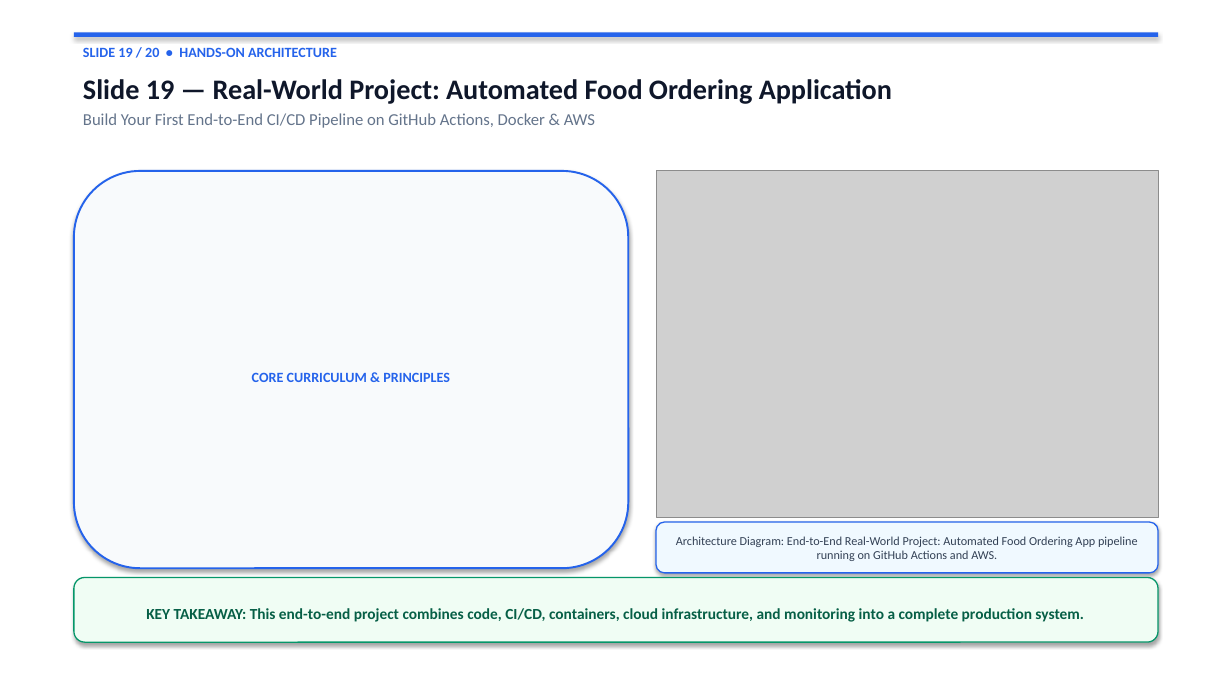
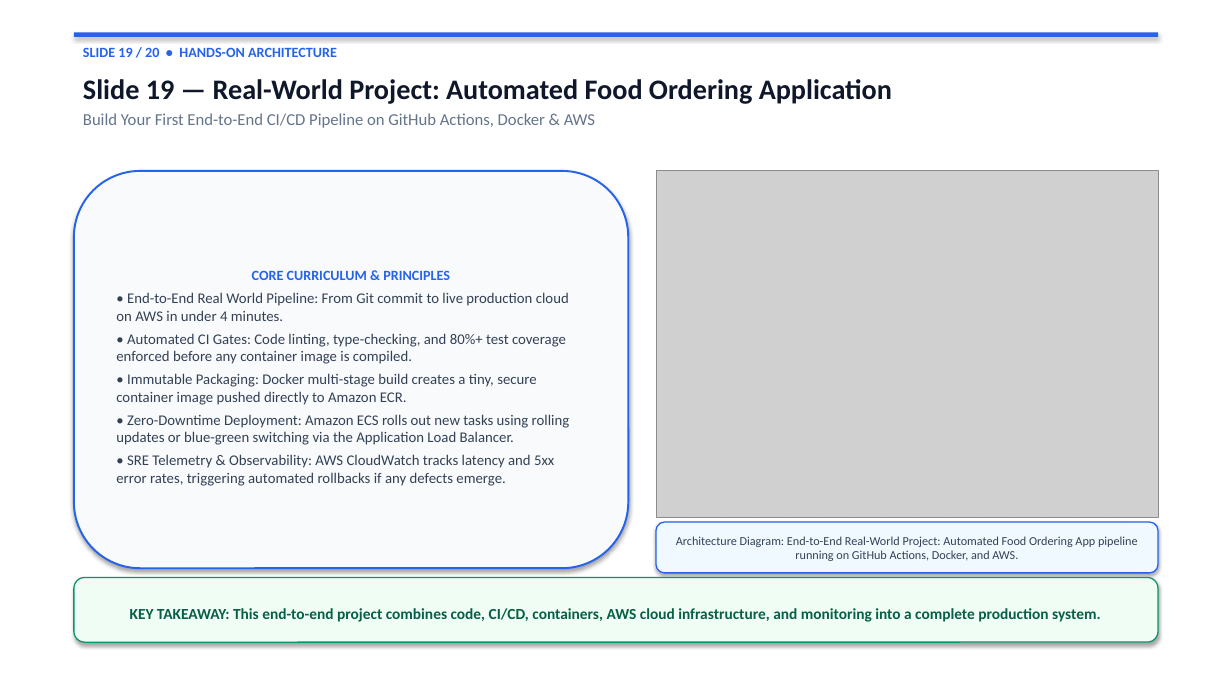
Before and after one commit to kerthikdev/cicd-masterclass, a slide deck: slide 20 of CICD_Masterclass_20_Slides.pptx. Drawn at 1232x693 pixels with LibreOffice and Linux fonts; fonts in the diff are those of the drawing; grey boxes stand for pictures. Boxes give left, top, right and bottom in pixels: in the first picture for what was removed or moved away, otherwise in the second. Text is boxed around its words. In the diff, an @@ line names an element or a change of style, - is before the commit and + after.

Commit message:
feat: add comprehensive AWS cloud deployment architecture, services, and diagrams to masterclass

```diff
--- a/CICD_Masterclass_20_Slides.pptx
+++ b/CICD_Masterclass_20_Slides.pptx
@@ text in rounded rectangle at bbox=[116, 292, 570, 486]: paragraphs added @@
+• End-to-End Real World Pipeline: From Git commit to live production cloud on AWS in under 4 minutes.
+• Automated CI Gates: Code linting, type-checking, and 80%+ test coverage enforced before any container image is compiled.
+• Immutable Packaging: Docker multi-stage build creates a tiny, secure container image pushed directly to Amazon ECR.
+• Zero-Downtime Deployment: Amazon ECS rolls out new tasks using rolling updates or blue-green switching via the Application Load Balancer.
+• SRE Telemetry & Observability: AWS CloudWatch tracks latency and 5xx error rates, triggering automated rollbacks if any defects emerge.
@@ text in rounded rectangle at bbox=[676, 536, 1138, 561]: text changed @@
-Architecture Diagram: End-to-End Real-World Project: Automated Food Ordering App pipeline running on GitHub Actions and AWS.
+Architecture Diagram: End-to-End Real-World Project: Automated Food Ordering App pipeline running on GitHub Actions, Docker, and AWS.
@@ text in rounded rectangle at bbox=[130, 608, 1101, 622]: text changed @@
-KEY TAKEAWAY: This end-to-end project combines code, CI/CD, containers, cloud infrastructure, and monitoring into a complete production system.
+KEY TAKEAWAY: This end-to-end project combines code, CI/CD, containers, AWS cloud infrastructure, and monitoring into a complete production system.
```
Also in this commit, not shown: 1 other slide changed, 9 other files.
